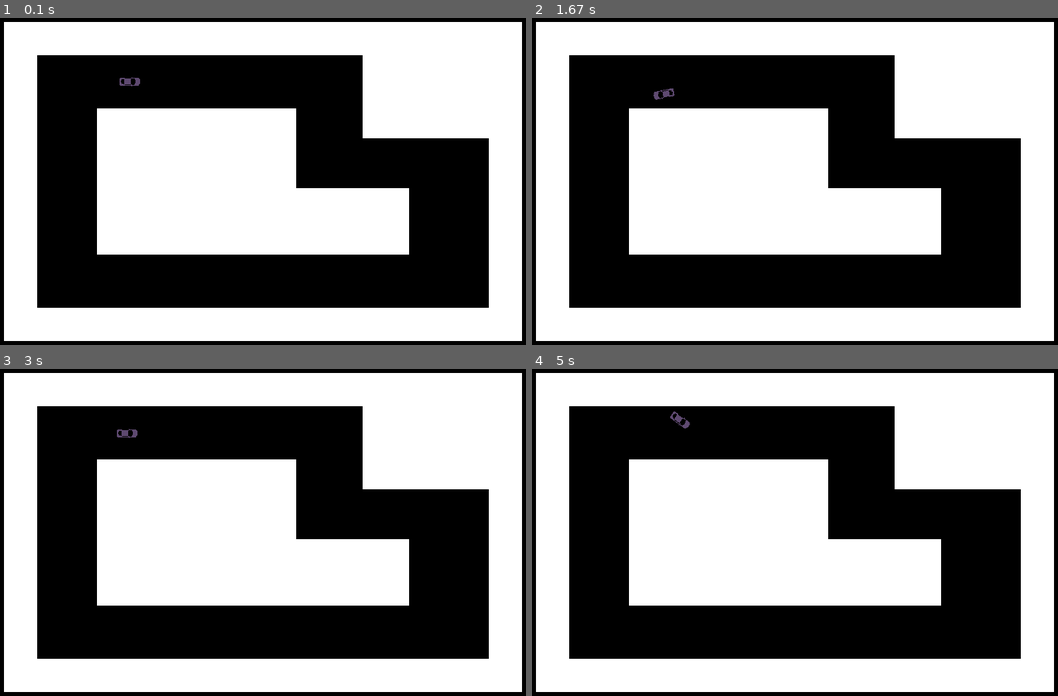
Above: before the commit, frames 1-4 (two rows, left to right).
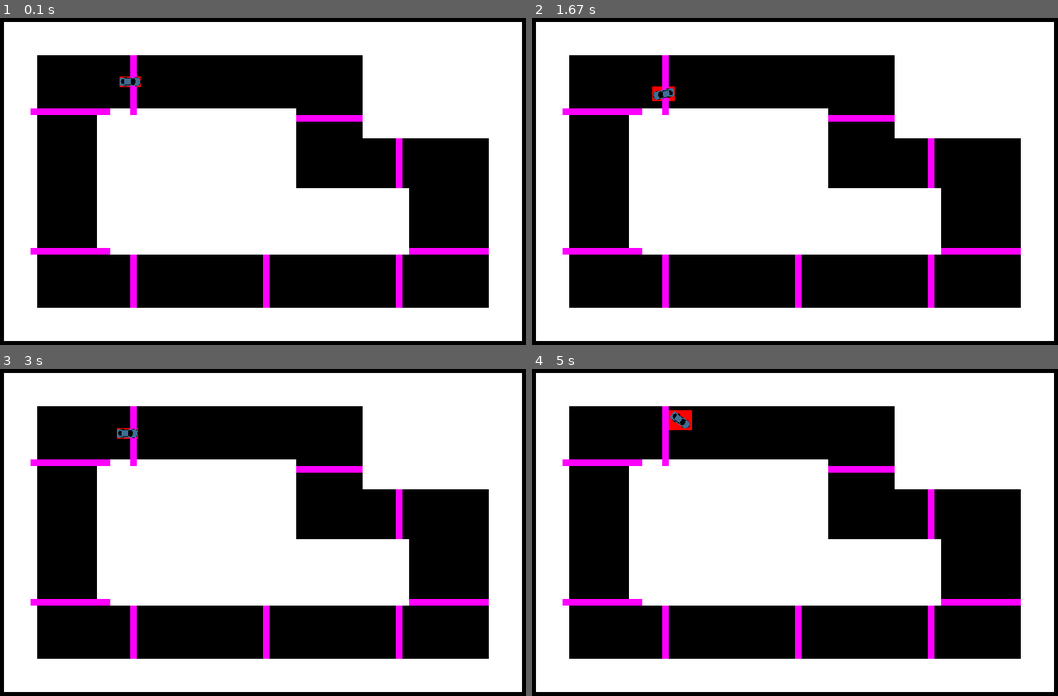
Above: after the commit, the same moments.

Repository: WilliamForSchool/PygameProject
Game: pygame game, started from neww.py
The game is run twice, just before and just after one commit, with the same random seed, the same clock (stepped at 60 frames per second) and the same inputs.
Inputs:
- Up to frame 1 (0.1 s): no input
- Up to frame 2 (1.67 s): hold D 0.33-0.8 s; hold W 0.83-1.13 s; hold D 1.17-1.63 s
- Up to frame 3 (3 s): hold A 1.67-2.2 s; hold S 2.23-2.53 s; hold A 2.57-2.97 s
- Up to frame 4 (5 s): hold W 3-3.37 s; hold D 3.4-4.03 s; hold S 4.07-4.43 s; hold A 4.47-4.93 s; hold D from 4.97 s (still down)

The runs differ from the first frame. In frame 1, 2.3% of the frame differs, in the area x 5-93%, y 11-89%; in frame 2, 2.3%; in frame 3, 2.3%; in frame 4, 2.5%.

Commit message:
Fixed for CheckPoints

Diff:
--- a/neww.py
+++ b/neww.py
@@ -5,11 +5,14 @@
 
 
 class Map:
-
     def __init__(self):
         self.walls = []
+        self.checkpoint = [] # checkpoint walls
 
     # 							   x,  y,  width, height
+
+    def addCheckPoint(self, wall):
+        self.checkpoint.append(wall)
 
     def addWall(self, wall):
         self.walls.append(wall)
@@ -18,14 +21,21 @@
         # 				  screen,  color,         rectangle
         for wall in self.walls:
             pygame.draw.rect(surface, (255, 255, 255), wall)
+        for checkpoint in self.checkpoint:
+            pygame.draw.rect(surface, (255, 0, 255), checkpoint)
 
     def checkMapCollision(self, car):
         for wall in self.walls:
             if wall.colliderect(car.getRect()):
-                print("Collision")
                 return wall
-
         return None
+
+    def checkCheckpoint(self, car):
+        for checkpoint in self.checkpoint:
+            if checkpoint.colliderect(car.getRect()):
+                    return checkpoint
+            else:
+                return None
 
 
 class Car(pygame.sprite.Sprite):
@@ -33,7 +43,7 @@
     ## constructor
     def __init__(self):
         super().__init__()
-        self.image = pygame.image.load('/Users/bradley/Downloads/untitled/graphics/pure_red_car_32.png').convert_alpha()
+        self.image = pygame.image.load('graphics\pure_red_car_32.png').convert_alpha()
         self.rect = self.image.get_rect(center=(200, 100))
         var = pygame.PixelArray(self.image)
         var.replace((220, 0, 0), (randint(0, 255), randint(0, 255), randint(0, 255)))
@@ -48,9 +58,6 @@
         self.dna = []
         self.currentIndex = 0
         self.createNewDNA()
-        self.vel = 0  # velocity vector of the car?
-        self.acceleration = 0 # acceleration of the car
-
 
     def createNewDNA(self):
         for i in range(10000):
@@ -69,19 +76,18 @@
     def forward(self, map):
         oldx = self.x
         oldy = self.y
-
         if (not self.gear == 0):
-            self.vel = self.gear * math.cos(self.angle / 180 * math.pi) # might not need
-            self.acceleration = self.vel / 60 # might not
-            self.x = self.x + self.vel
-
-            # Velocity max is the gear
+            self.x = self.x + self.gear * math.cos(self.angle / 180 * math.pi)
             self.y = self.y + self.gear * math.sin(self.angle / 180 * math.pi)
             self.rect.center = (self.x, self.y)
 
         if map.checkMapCollision(self) != None:
-            self.vel = -self.vel
-            self.gear = -self.gear
+            self.x = oldx
+            self.y = oldy
+            self.rect.center = (self.x, self.y)
+
+        if(map.checkCheckpoint(self) != None):
+            print("checkpoint")
 
 
 
@@ -98,6 +104,8 @@
             self.y = oldy
             self.rect.center = (self.x, self.y)
 
+
+
     def rotateLeft(self):
         self.angle -= 3
         if self.angle < 0:
@@ -151,7 +159,7 @@
         global index
 
         if self.currentIndex < len(self.dna):
-            if self.dna[self.currentIndex] == 1:
+            if (self.dna[self.currentIndex] == 1):
                 self.rotateLeft()
             elif (self.dna[self.currentIndex] == 2):
                 self.rotateRight()
@@ -165,8 +173,9 @@
 
     # Override
     def update(self, map):
-
+        pygame.draw.rect(screen, (255, 0, 0), self.rect)
         self.player_input(map)
+        #self.stepAI(map)
 
 
 # Start of the main execution
@@ -184,6 +193,22 @@
     map1.addWall(pygame.Rect(550, 60, 190, 125))
     map1.addWall(pygame.Rect(150, 140, 300, 220))
     map1.addWall(pygame.Rect(450, 260, 170, 100))  # left
+    map1.addCheckPoint(pygame.Rect(450, 150, 100, 10))  # 1
+    map1.addCheckPoint(pygame.Rect(600, 185, 10, 75))  # 2
+    map1.addCheckPoint(pygame.Rect(620, 350, 120, 10))  # 3
+    map1.addCheckPoint(pygame.Rect(600, 360, 10, 80))  # 4
+    map1.addCheckPoint(pygame.Rect(400, 360, 10, 80))  # 5
+    map1.addCheckPoint(pygame.Rect(200, 360, 10, 80))  # 6
+    map1.addCheckPoint(pygame.Rect(50, 350, 120, 10))  # 7
+    map1.addCheckPoint(pygame.Rect(50, 140, 120, 10))  # 8
+    map1.addCheckPoint(pygame.Rect(200, 60, 10, 90))  # 9
+
+
+
+
+
+
+
 
 
 pygame.init()  # initialize and start the pygame engine
@@ -191,8 +216,9 @@
 clock = pygame.time.Clock()  # allows us to set FPS rates
 
 # make a single Car object
-cars = pygame.sprite.GroupSingle()
-cars.add(Car())
+cars = pygame.sprite.Group()
+for i in range(5):
+    cars.add(Car())
 
 map1 = Map()
 createMap1()
